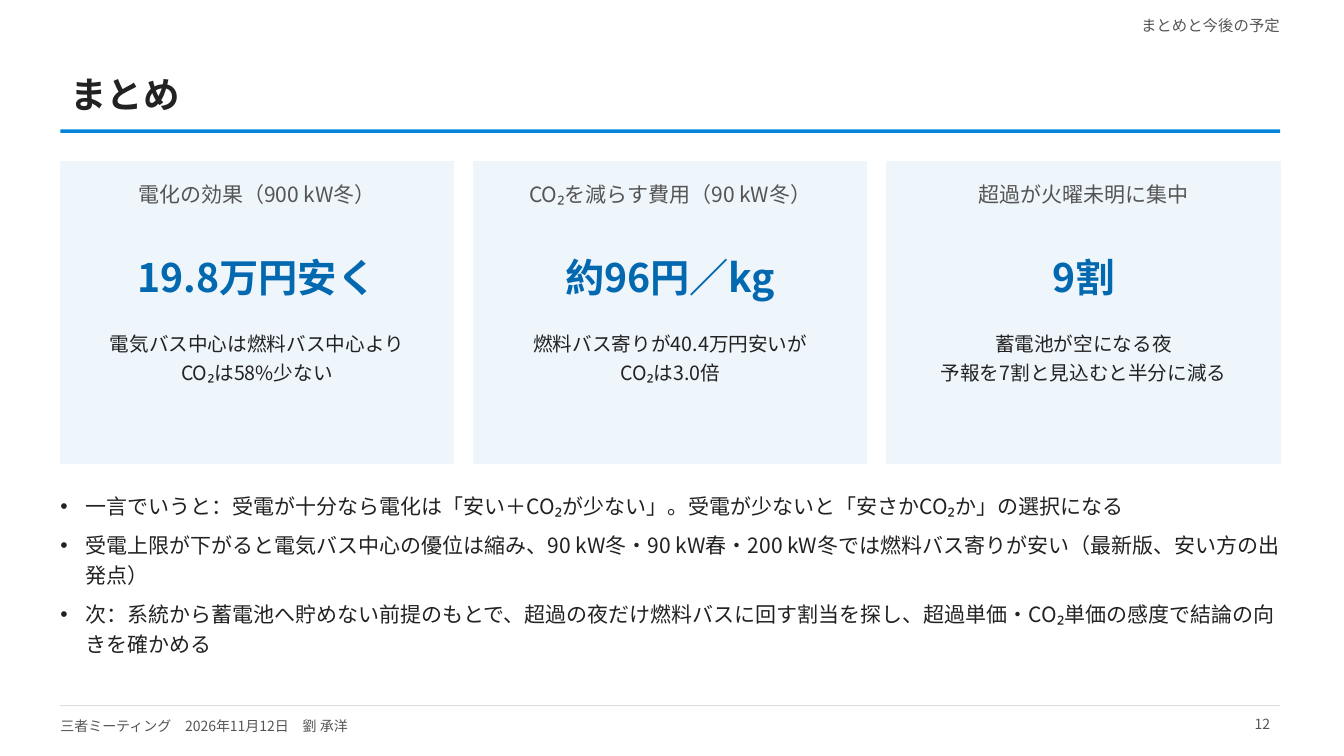
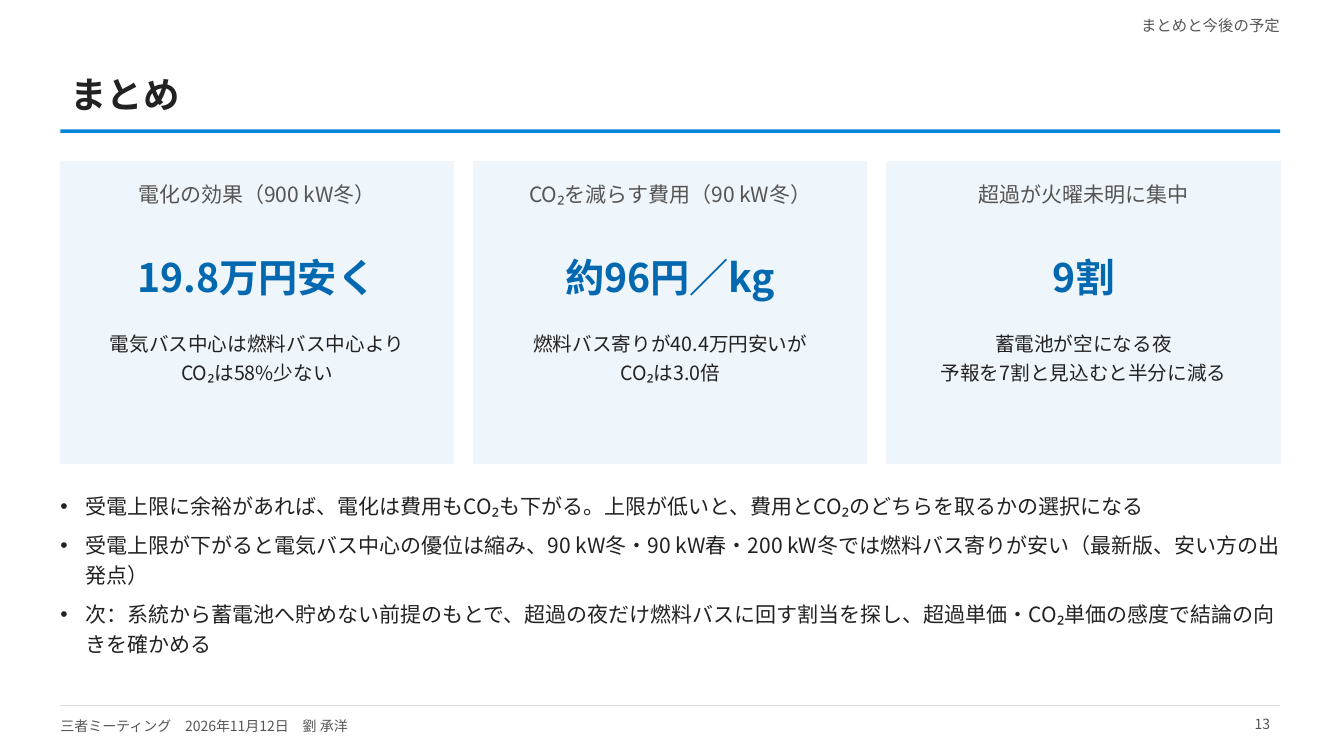
Before and after one commit to CYLIU2003/master-course, a slide deck: slide 13 of outcome/2026-11-12_three_party/three_party_20261112.pptx (slide 12 before the commit). Drawn at 1344x756 pixels with LibreOffice and Linux fonts; fonts in the diff are those of the drawing. Boxes give left, top, right and bottom in pixels: in the first picture for what was removed or moved away, otherwise in the second. Text is boxed around its words. In the diff, an @@ line names an element or a change of style, - is before the commit and + after.

```diff
--- a/outcome/2026-11-12_three_party/three_party_20261112.pptx
+++ b/outcome/2026-11-12_three_party/three_party_20261112.pptx
@@ text at <box>86,496,1144,517</box>: text changed @@
-• 一言でいうと：受電が十分なら電化は「安い＋CO₂が少ない」。受電が少ないと「安さかCO₂か」の選択になる
+• 受電上限に余裕があれば、電化は費用もCO₂も下がる。上限が低いと、費用とCO₂のどちらを取るかの選択になる
@@ page number at <box>1255,718,1271,729</box>: text changed @@
-12
+13
```
Also in this commit, not shown: 3 other slides changed, 1 slide added, 3 other files.
